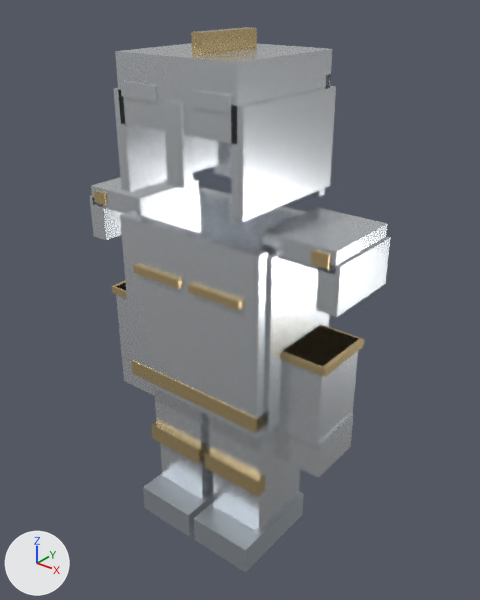
Two versions of the glTF model public/models/armor_silver.glb, one commit apart.
Both versions are drawn from a 50 mm lens placed at (1.95, -2.33, 2.73), pointed at (0.04, 0.05, 1.25). Lighting does not change. The marker at lower left points along +X, +Y and +Z. The first picture is the older version. Vertices at exactly the same position are counted once.

In view in the first picture: 'AR_Silver_Chestplate', 'AR_Silver_Gauntlets', 'AR_Silver_Greaves', 'AR_Silver_Helmet', 'AR_Silver_Pauldrons'.
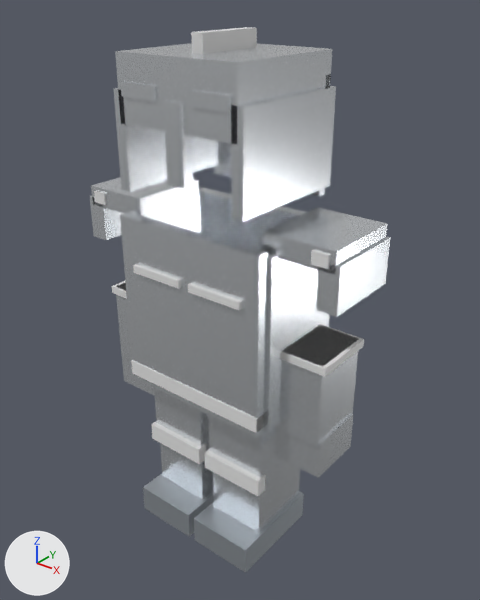
What changed in the scene script:
```text
Change me_cube_050:
    where me_cube_050.from_pydata(...)  # 64 vertices, 96 faces; spans x -0.45..0.45, y -0.32..0.305, z 0.78..1.7
    used by ob_ar_silver_chestplate; location = (0.0, 0.0, 0.0)
    me_cube_050 part 1: all 48 faces that had it switch from mat_ar_gold (beige #ebcf98) to no material
Change me_cube_064:
    where me_cube_064.from_pydata(...)  # 48 vertices, 72 faces; spans x -0.69..0.69, y -0.17..0.17, z 0.58..1.2
    used by ob_ar_silver_gauntlets; location = (0.0, 0.0, 0.0)
    me_cube_064 part 2: all 24 faces that had it switch from mat_ar_gold (beige #ebcf98) to no material
Change me_cube_070:
    where me_cube_070.from_pydata(...)  # 64 vertices, 96 faces; spans x -0.38..0.38, y -0.33..0.21, z -0.1..0.79
    used by ob_ar_silver_greaves; location = (0.0, 0.0, 0.0)
    me_cube_070 part 3: all 24 faces that had it switch from mat_ar_gold (beige #ebcf98) to no material
Change me_cube_042:
    where me_cube_042.from_pydata(...)  # 64 vertices, 96 faces; spans x -0.36..0.36, y -0.34..0.33, z 1.795..2.53
    used by ob_ar_silver_helmet; location = (0.0, 0.0, 0.0)
    me_cube_042 part 4: all 12 faces that had it switch from mat_ar_gold (beige #ebcf98) to no material
Change me_cube_058:
    where me_cube_058.from_pydata(...)  # 48 vertices, 72 faces; spans x -0.75..0.75, y -0.22..0.21, z 1.49..1.77
    used by ob_ar_silver_pauldrons; location = (0.0, 0.0, 0.0)
    me_cube_058 part 5: all 24 faces that had it switch from mat_ar_gold (beige #ebcf98) to no material
```

Changed parts and their boxes (x1, y1, x2, y2) in the pictures (480 x 600 px):
part 1 of me_cube_050, recoloured
    both: (131, 264, 263, 433)
part 2 of me_cube_064, recoloured
    both: (112, 281, 364, 377)
part 3 of me_cube_070, recoloured (beige to white)
    both: (151, 422, 265, 496)
part 4 of me_cube_042, recoloured (beige to white)
    both: (191, 27, 257, 54)
part 5 of me_cube_058, recoloured
    both: (94, 191, 330, 269)
